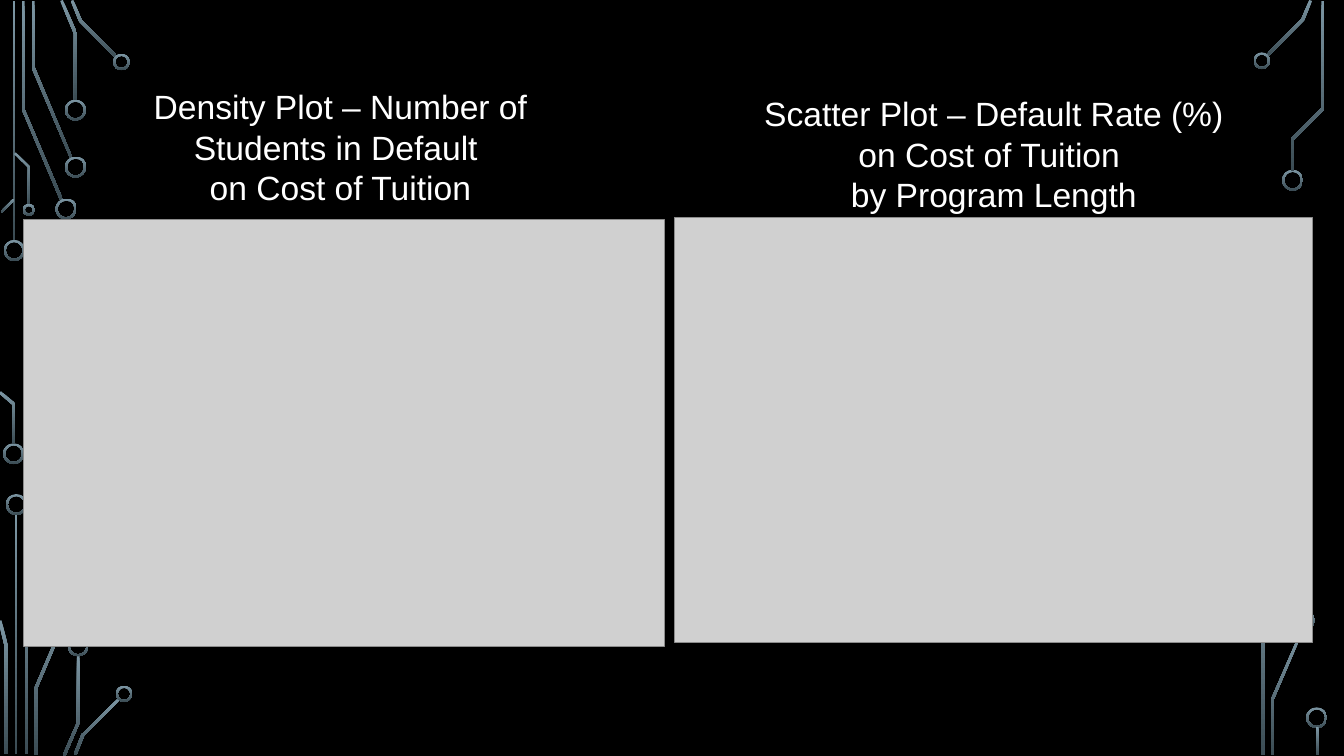
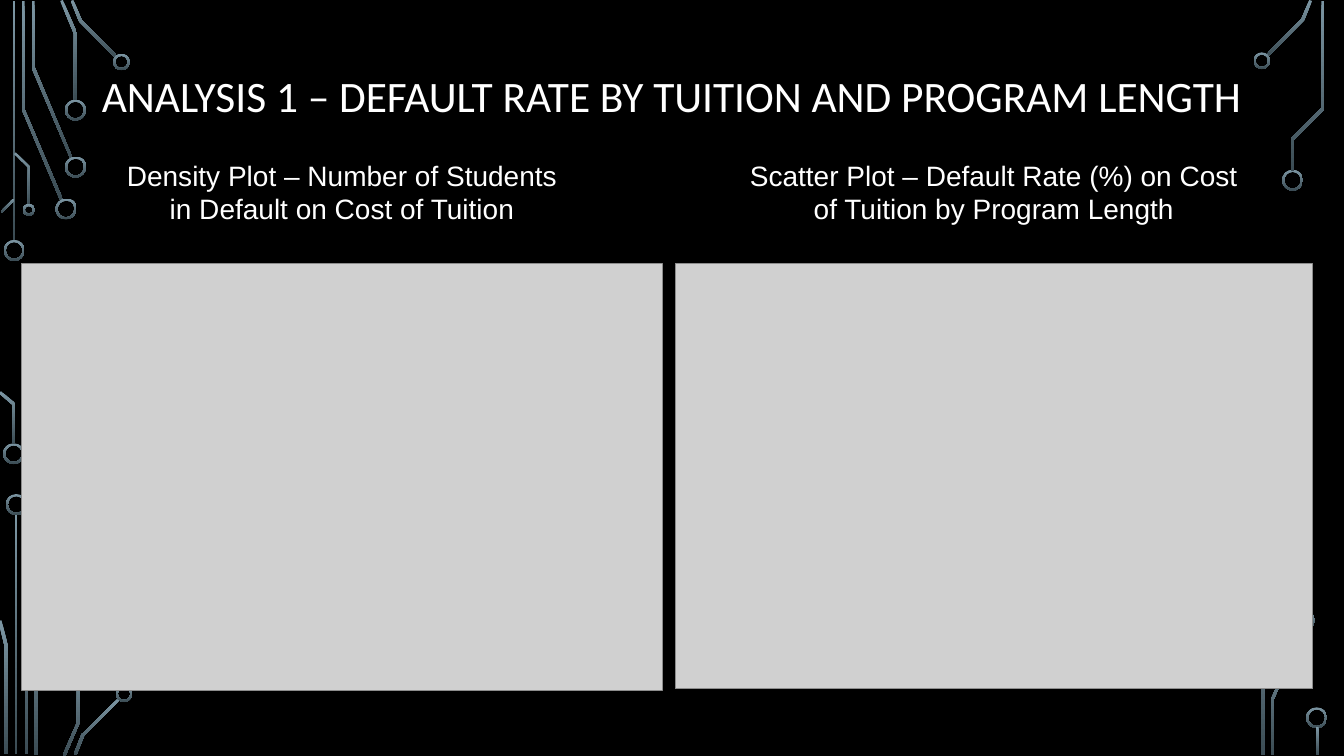
Before and after one commit to matt-pelham/rgang, a slide deck: slide 9 of Default Data Group Project - final version.pptx. Drawn at 1344x756 pixels with LibreOffice and Linux fonts; fonts in the diff are those of the drawing; grey boxes stand for pictures; background and template pictures are left out. Boxes give left, top, right and bottom in pixels: in the first picture for what was removed or moved away, otherwise in the second. Text is boxed around its words. In the diff, an @@ line names an element or a change of style, - is before the commit and + after.

```diff
--- a/Default Data Group Project - final version.pptx
+++ b/Default Data Group Project - final version.pptx
@@ text added at <box>102,84,1241,113</box>, 31 pt, text #FFFFFF @@
+ANALYSIS 1 – DEFAULT RATE BY TUITION AND PROGRAM LENGTH
@@ text at <box>127,165,557,220</box>: text changed; size 24 to 20 pt @@
-Density Plot – Number of Students in Default
-on Cost of Tuition
+Density Plot – Number of Students in Default on Cost of Tuition
@@ text at <box>750,165,1238,225</box>: text changed; size 24 to 20 pt @@
-Scatter Plot – Default Rate (%) on Cost of Tuition
-by Program Length
+Scatter Plot – Default Rate (%) on Cost of Tuition by Program Length
@@ picture: place and size @@
-picture at <box>24,220,664,647</box>
+picture at <box>22,264,662,692</box>
@@ picture: place and size @@
-picture at <box>675,218,1312,643</box>
+picture at <box>676,264,1313,690</box>
@@ freeform shape removed at <box>68,635,89,656</box> @@
```
Also in this commit, not shown: 15 other slides changed.
